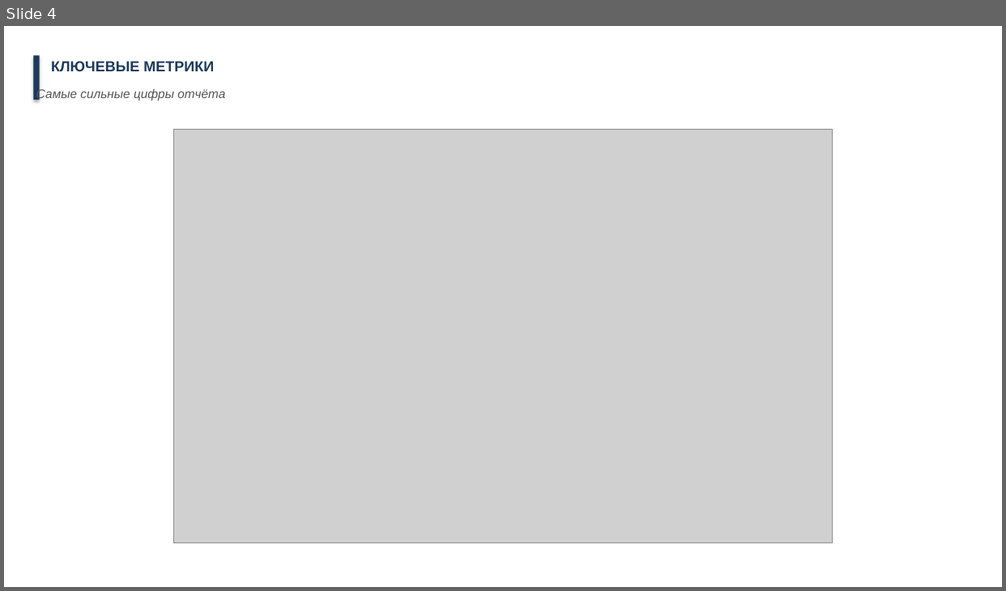
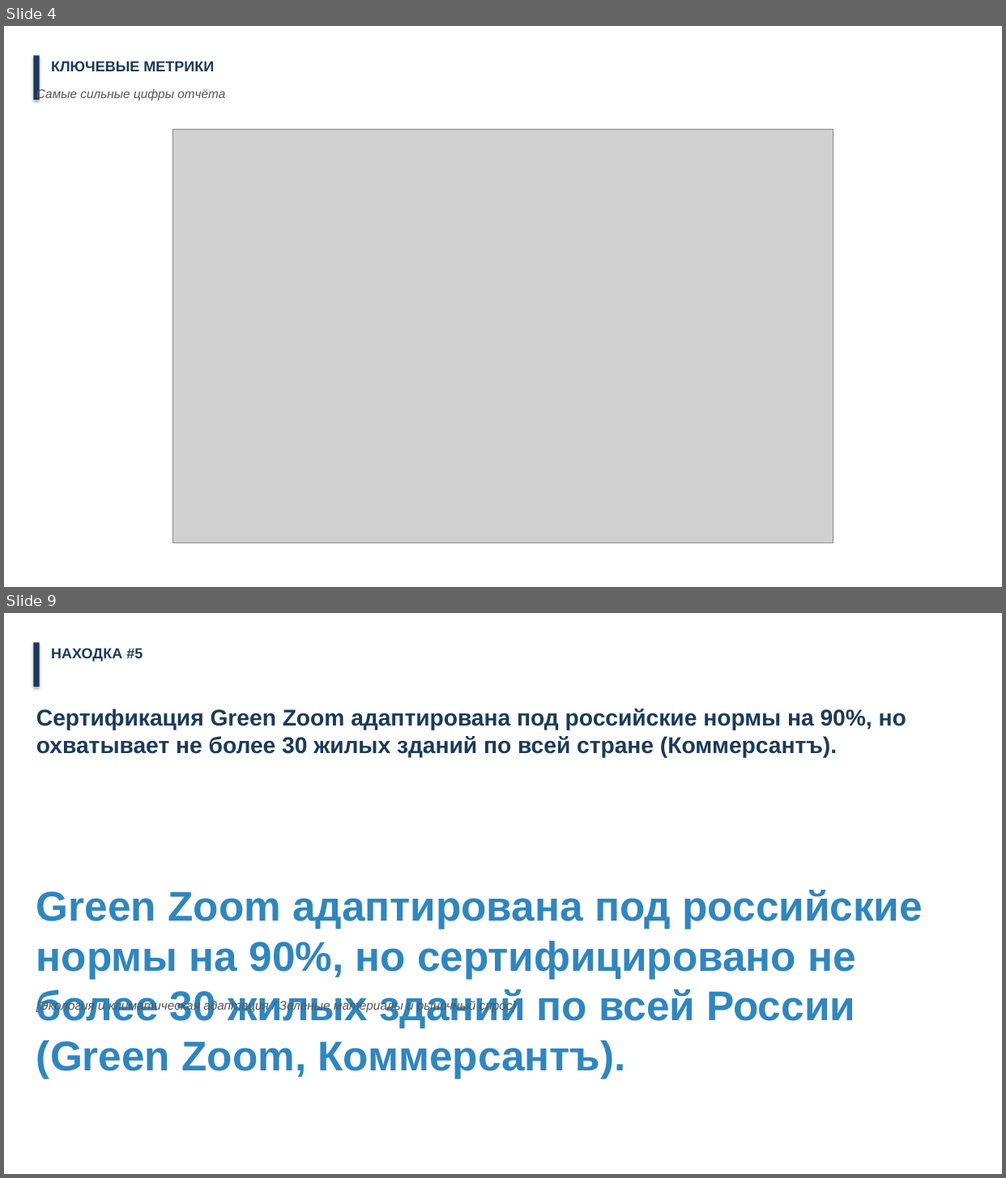
Before and after one commit to druzhkin/smart-report, a slide deck: reports/20260415-world-trends-housing.pptx. Shown one above the other, each under a label of ours: slide 4 before the commit, slides 4 and 9 after it; the slides between them are not shown. The pictures are 1006x591 and 1006x1178 pixels, drawn with LibreOffice and Linux fonts; fonts in the diff are those of the drawing; grey boxes stand for pictures. Boxes give left, top, right and bottom in pixels: in the first picture for what was removed or moved away, otherwise in the second. Text is boxed around its words. In the diff, an @@ line names an element or a change of style, - is before the commit and + after.

```diff
--- a/reports/20260415-world-trends-housing.pptx
+++ b/reports/20260415-world-trends-housing.pptx
@@ slide 9 added at bbox=[4, 613, 1002, 1174], background #FFFFFF @@
@@ rectangle added at bbox=[33, 642, 39, 687], fill #1B3A5C @@
@@ text added at bbox=[51, 648, 143, 662], 14 pt, text #1B3A5C, bold @@
+НАХОДКА #5
@@ text added at bbox=[36, 709, 906, 757], 22 pt, text #1B3A5C, bold @@
+Сертификация Green Zoom адаптирована под российские нормы на 90%, но охватывает не более 30 жилых зданий по всей стране (Коммерсантъ).
@@ text added at bbox=[36, 889, 923, 1079], 40 pt, text #2E86C1, bold @@
+Green Zoom адаптирована под российские нормы на 90%, но сертифицировано не более 30 жилых зданий по всей России (Green Zoom, Коммерсантъ).
@@ text added at bbox=[36, 999, 516, 1012], 12 pt, text #555555, italic @@
+[Экология и климатическая адаптация / Зелёные материалы и рыночный спрос]
```
Also in this commit, not shown: 3 slides changed, 8 other slides added, 1 slide removed, 9 other files.
